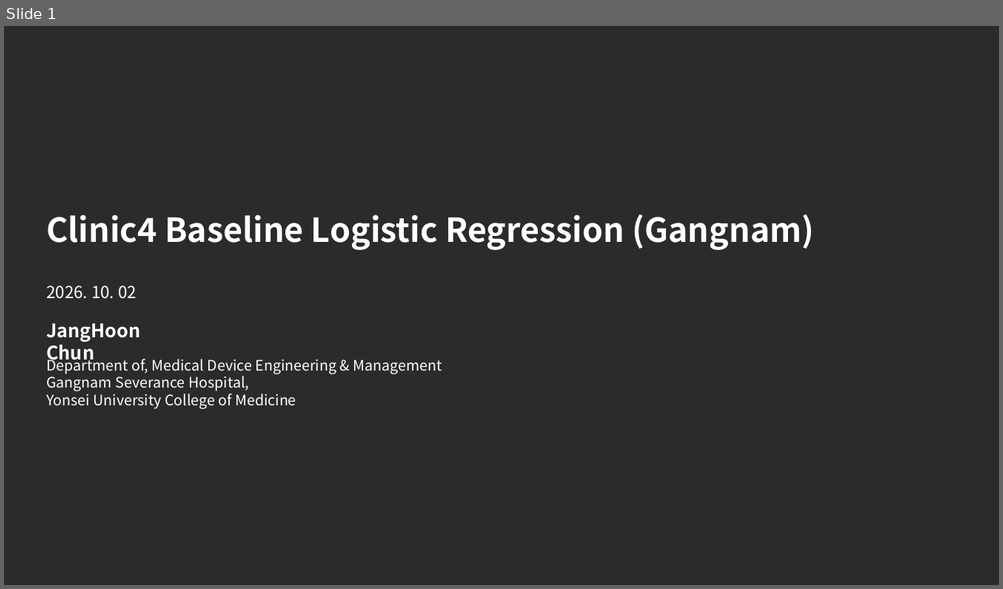
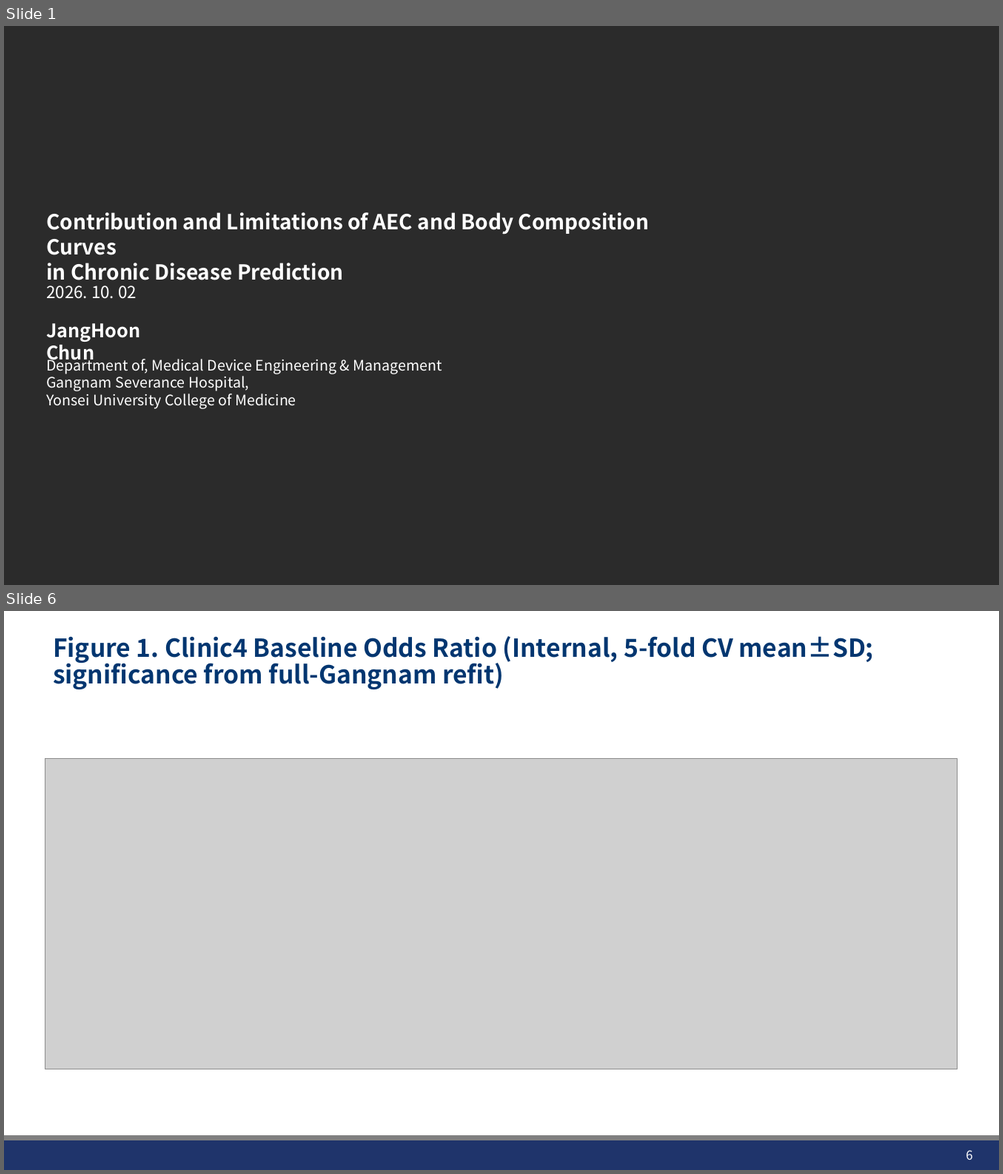
Before and after one commit to JHWannabe/Clinical_Study, a slide deck: docs/261002_연구세미나발표자료.pptx. Shown one above the other, each under a label of ours: slide 1 before the commit, slides 1 and 6 after it; the slides between them are not shown. The pictures are 1003x589 and 1003x1174 pixels, drawn with LibreOffice and Linux fonts; fonts in the diff are those of the drawing; grey boxes stand for pictures; background and template pictures are left out; a plain dark background stands for a picture behind light text. Boxes give left, top, right and bottom in pixels: in the first picture for what was removed or moved away, otherwise in the second. Text is boxed around its words. In the diff, an @@ line names an element or a change of style, - is before the commit and + after.

```diff
--- a/docs/261002_연구세미나발표자료.pptx
+++ b/docs/261002_연구세미나발표자료.pptx
@@ slide 6 added at bbox=[4, 611, 999, 1170], background #FFFFFF @@
@@ title added at bbox=[53, 636, 874, 689], 24 pt, text #023670, bold @@
+Figure 1. Clinic4 Baseline Odds Ratio (Internal, 5-fold CV mean±SD; significance from full-Gangnam refit)
@@ picture added at bbox=[45, 759, 958, 1069] @@
@@ rectangle added at bbox=[4, 1141, 999, 1170], fill #1F346B @@
@@ line added from (4, 1139) to (999, 1139), #808080 4.5 pt @@
@@ page number added at bbox=[965, 1150, 972, 1160], 12 pt, text #FFFFFF @@
+6
@@ slide 1 changed as well @@
@@ text at bbox=[46, 212, 649, 281]: text changed; size 32 to 20 pt @@
-Clinic4 Baseline Logistic Regression (Gangnam)
+Contribution and Limitations of AEC and Body Composition Curves
+in Chronic Disease Prediction
```
Also in this commit, not shown: 1 other slide changed, 21 other slides added, 1 slide removed, 11 other files.
